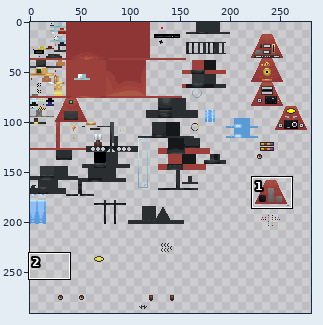
Two states of a sprite sheet, src/main/resources/assets/ait/textures/blockentities/consoles/hudolin_console.png. The picture above shows the old version from afar; the outline marks the close-up.
Close-up. Before:
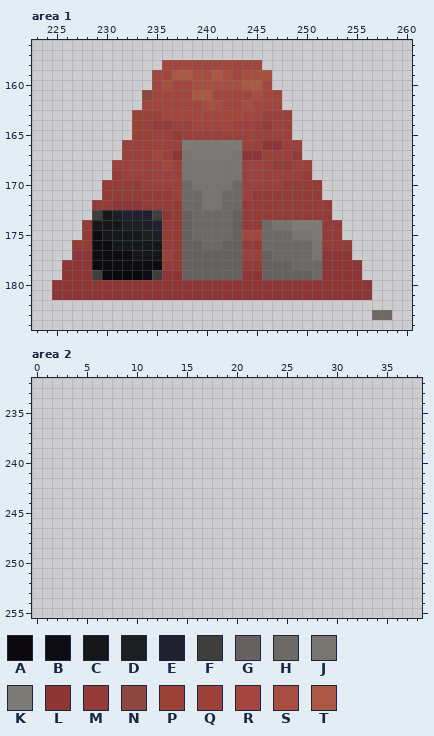
The file is 512x512 pixels. Colours within 5 levels of each other are drawn and written as one. Shown: area 1: x 223..260, y 156..184; area 2: x 0..38, y 232..255. The wide view leaves out empty margins. The commit also changed other parts of the picture, which this record leaves out.
Palette (. is transparent): A #0a080d  B #0d0c13  C #151719  D #1c1e21  E #202130  F #3f3e3b  G #66615e  H #6d6a66  J #787571  K #7d7b76  L #8e3535  M #943b37  N #8e4641  P #9a4035  Q #9c403b  R #a3463e  S #a74e41  T #ab5844
Now the later version:
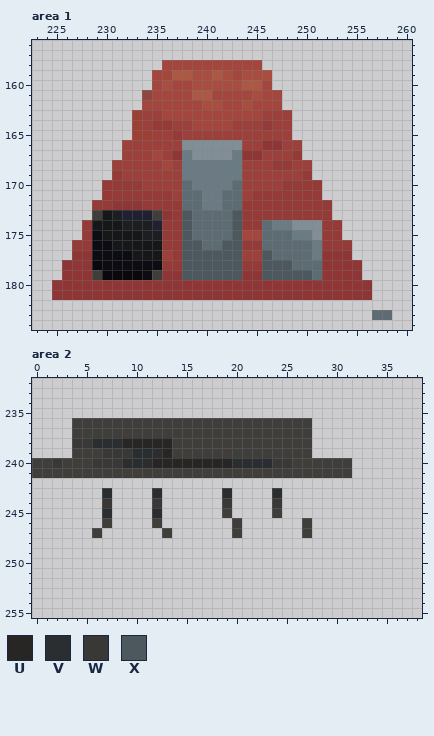
Colours new in this view: U #282625  V #2a2e30  W #393836  X #4d585e
Edits made:
{"colour":"H","old":"#6d6a66","new":"#5d6c73"}
{"colour":"J","old":"#787571","new":"#6a7b83"}
{"colour":"K","old":"#7d7b76","new":"#818e95"}
{"where": "area 1"}
{"y":173,"x":238,"old":"G","new":"X"}
{"y":173,"x":243,"old":"G","new":"X"}
{"y":174,"x":238,"old":"G","new":"X"}
{"y":174,"x":243,"old":"G","new":"X"}
{"y":175,"x":238,"old":"G","new":"X"}
{"y":175,"x":243,"old":"G","new":"X"}
{"y":176,"x":238,"old":"GG","new":"XX"}
{"y":176,"x":242,"old":"GG","new":"XX"}
{"y":177,"x":238,"old":"GGGGGG","new":"XXXXXX"}
{"y":177,"x":246,"old":"G","new":"X"}
{"y":178,"x":238,"old":"GGGGGG","new":"XXXXXX"}
{"y":178,"x":246,"old":"GGG","new":"XXX"}
{"y":179,"x":238,"old":"GGGGGG","new":"XXXXXX"}
{"y":179,"x":246,"old":"GGGGG","new":"XXXXX"}
{"where": "area 2"}
{"y":236,"x":4,"old":"........................","new":"FFFFFFFFFFFFFFFFFFFFFFFF"}
{"y":237,"x":4,"old":"........................","new":"FFFFFFFFFFFFFFFFFFFFFFFF"}
{"y":238,"x":4,"old":"........................","new":"WWVVVUUUUUFFFFFFFFFFFFFF"}
{"y":239,"x":4,"old":"........................","new":"FFFWWWVVVUFFFFFFFFFFFFFF"}
{"y":240,"x":0,"old":"................................","new":"FFWFFFWWWVVVUUUUUUUUVVVVWWFFFFFF"}
{"y":241,"x":0,"old":"................................","new":"FFFFFFFFFFFFFFFFFFFFFFFFFFFFFFFF"}
{"y":243,"x":7,"old":".","new":"V"}
{"y":243,"x":12,"old":".","new":"V"}
{"y":243,"x":19,"old":".","new":"V"}
{"y":243,"x":24,"old":".","new":"V"}
{"y":244,"x":7,"old":".","new":"W"}
{"y":244,"x":12,"old":".","new":"W"}
{"y":244,"x":19,"old":".","new":"W"}
{"y":244,"x":24,"old":".","new":"W"}
{"y":245,"x":7,"old":".","new":"V"}
{"y":245,"x":12,"old":".","new":"V"}
{"y":245,"x":19,"old":".","new":"F"}
{"y":245,"x":24,"old":".","new":"F"}
{"y":246,"x":7,"old":".","new":"F"}
{"y":246,"x":12,"old":".","new":"F"}
{"y":246,"x":20,"old":".","new":"F"}
{"y":246,"x":27,"old":".","new":"F"}
{"y":247,"x":6,"old":".","new":"F"}
{"y":247,"x":13,"old":".","new":"F"}
{"y":247,"x":20,"old":".","new":"F"}
{"y":247,"x":27,"old":".","new":"F"}
